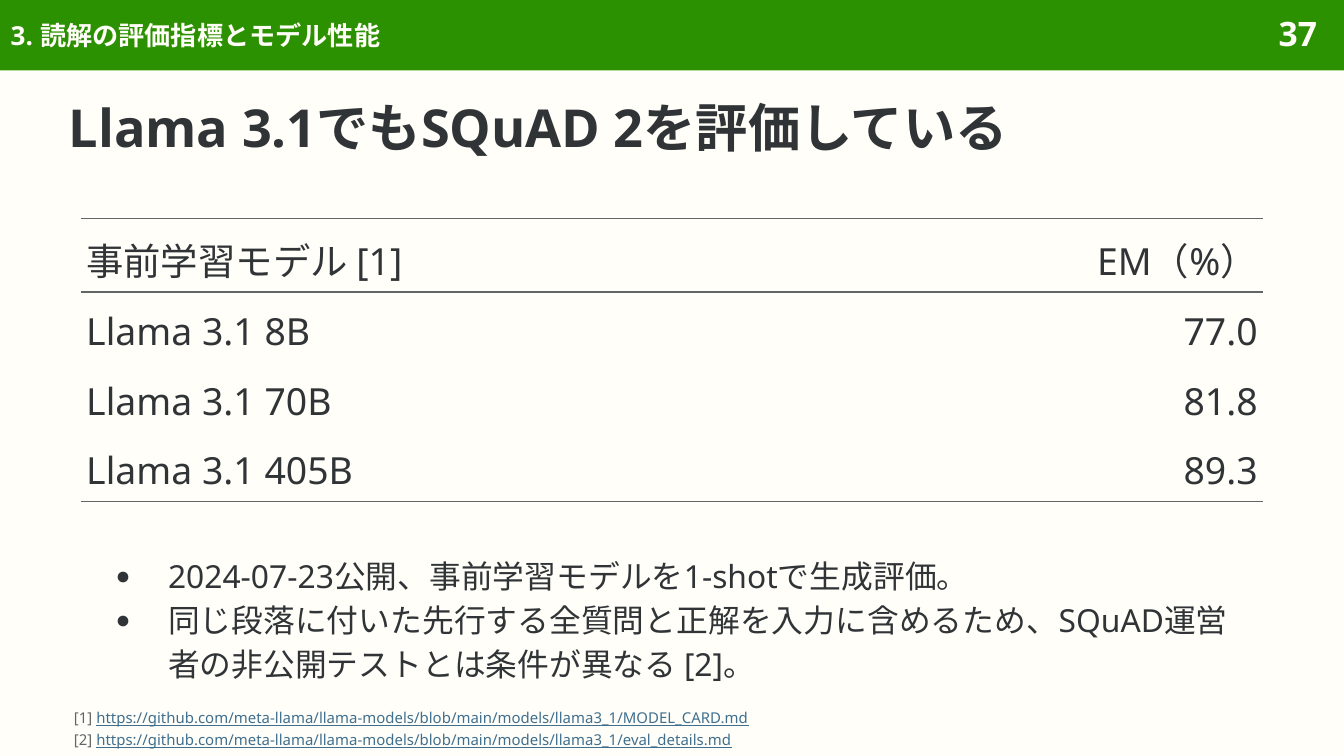
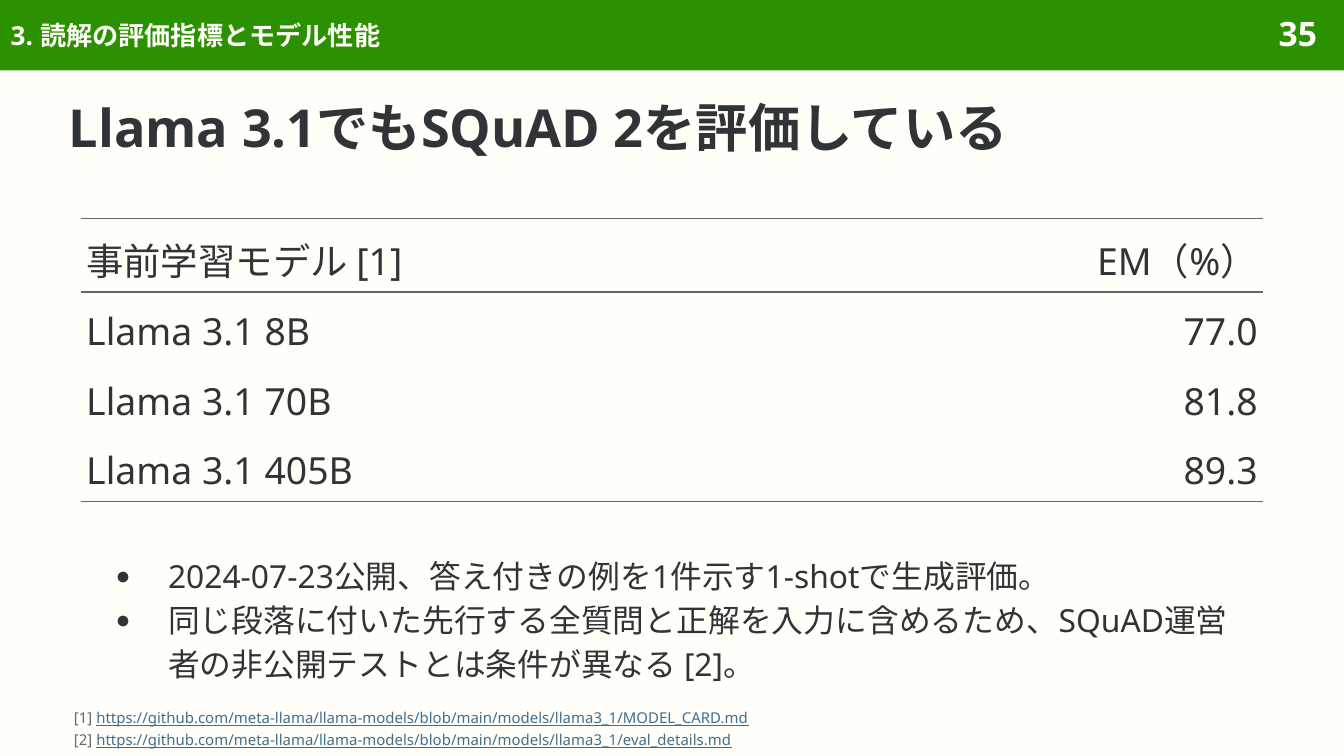
Before and after one commit to sasakiy84/datasets-in-10-minutes, a slide deck: slide 35 of slides/datasets-in-10-minutes-squad.pptx (slide 37 before the commit). Drawn at 1344x756 pixels with LibreOffice and Linux fonts; fonts in the diff are those of the drawing. Boxes give left, top, right and bottom in pixels: in the first picture for what was removed or moved away, otherwise in the second. Text is boxed around its words. In the diff, an @@ line names an element or a change of style, - is before the commit and + after.

```diff
--- a/slides/datasets-in-10-minutes-squad.pptx
+++ b/slides/datasets-in-10-minutes-squad.pptx
@@ page number at box(1279, 21, 1317, 47): text changed @@
-37
+35
@@ text at box(168, 561, 1050, 591): text changed @@
-● 2024-07-23公開、事前学習モデルを1-shotで生成評価。
+● 2024-07-23公開、答え付きの例を1件示す1-shotで生成評価。
```
Also in this commit, not shown: 2 other slides changed, 15 other files.
